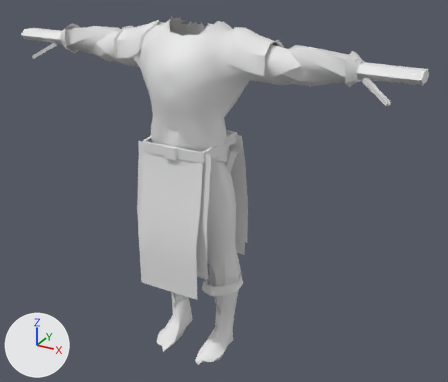
The glTF model assets/characters/wardrobe/swordsman.glb: old version first, new version second.
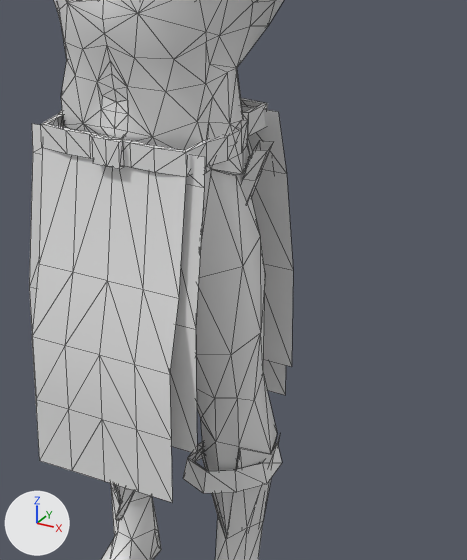
Old and new are each drawn whole from a 50 mm camera at (1.37, -2.18, 1.96) aimed at (0.08, 0.17, 0.79) and again close up on the part from 28% to 72% of the width and 23% to 85% of the height. Every picture has the same lights, and +X, +Y and +Z are marked at lower left. The last two pictures show the newer version. The close-ups show mesh edges as thin lines. Vertices at exactly the same position are counted once.

In view in the first close-up: 'Outfit'.
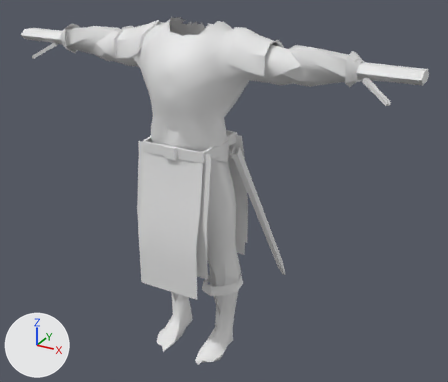
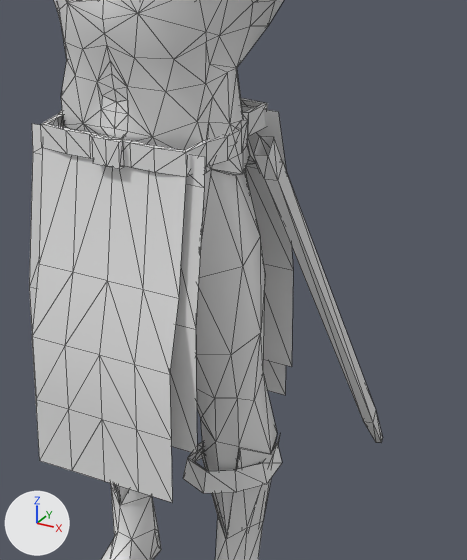
Where the change shows, as pixel boxes (x1, y1, x2, y2) in the close-ups (467 x 560 px; the box of a moved part takes in the faces that stretch with it):
'Outfit', reshaped
    before: (29, 0, 293, 560)
    after: (29, 0, 383, 560)
part 1 of me_outfit, moved or reshaped
    before: (115, 140, 274, 521)
    after: (254, 136, 383, 443)

Diff of the bpy script that builds the scene:
```diff
--- a/assets/characters/wardrobe/swordsman.glb.py
+++ b/assets/characters/wardrobe/swordsman.glb.py
@@ me_outfit @@
 # used by ob_outfit; location = (0.0, 0.0, 0.0)
-me_outfit.from_pydata(...)  # 1218 vertices, 2053 faces; spans x -0.95..0.95, y -0.21..0.25, z -0.01..1.59
+me_outfit.from_pydata(...)  # 1218 vertices, 2053 faces; spans x -0.95..0.95, y -0.21..0.47, z -0.01..1.59
+# me_outfit part 1: the loose piece of 17 vertices spanning x -0.11..0.21, y -0.03..0.09, z 0.19..1.05 is multiplied about its middle by the matrix ((0.91, 0.0, -0.414), (-0.215, 0.854, -0.473), (0.353, 0.52, 0.778)), then moved by (0.19, 0.24, 0.03)
+# other edits to the shape of me_outfit do not show in these pictures
 me_outfit.materials.append(mat_wr_closed)
```
